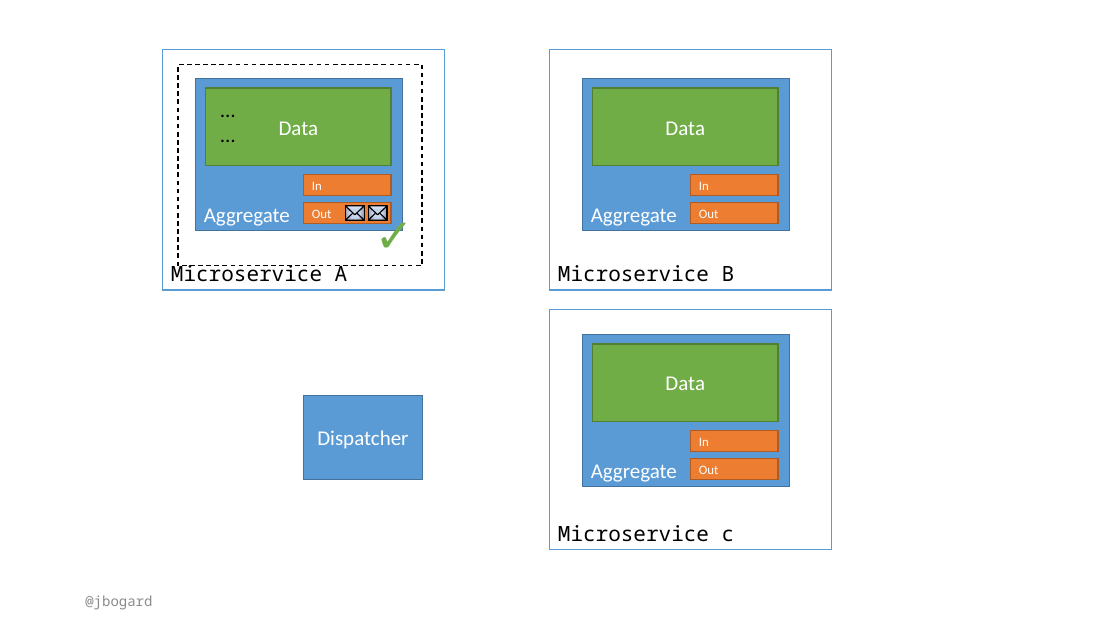
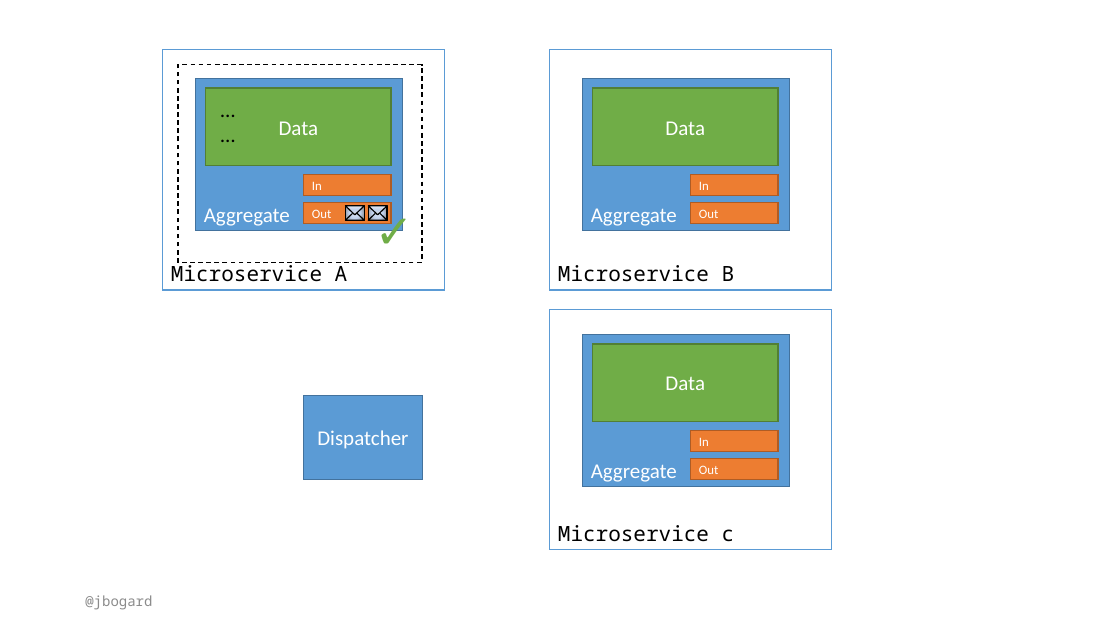
Before and after one commit to jbogard/presentations, a slide deck: slide 53 of ConsistencyAndAgreementInMicroservices/ConsistencyAndAgreementInMicroservices.pptx. Drawn at 1120x630 pixels with LibreOffice and Linux fonts; fonts in the diff are those of the drawing. Boxes give left, top, right and bottom in pixels: in the first picture for what was removed or moved away, otherwise in the second. Text is boxed around its words. In the diff, an @@ line names an element or a change of style, - is before the commit and + after.

```diff
--- a/ConsistencyAndAgreementInMicroservices/ConsistencyAndAgreementInMicroservices.pptx
+++ b/ConsistencyAndAgreementInMicroservices/ConsistencyAndAgreementInMicroservices.pptx
@@ rectangle "✓": place and size @@
-rectangle "✓" at (178,65,422,266)
+rectangle "✓" at (178,65,422,262)
```
Also in this commit, not shown: 3 other slides changed, 2 slides removed.
